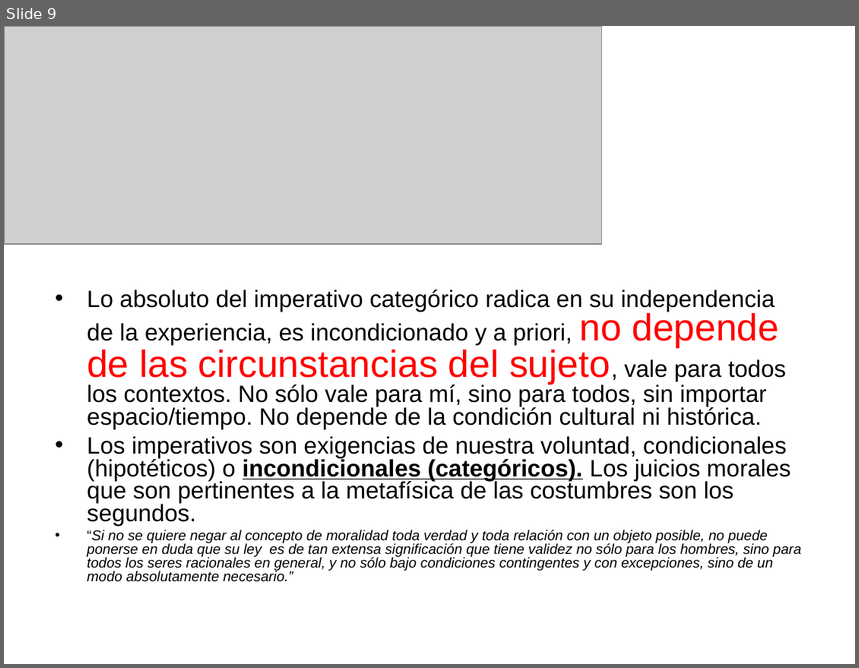
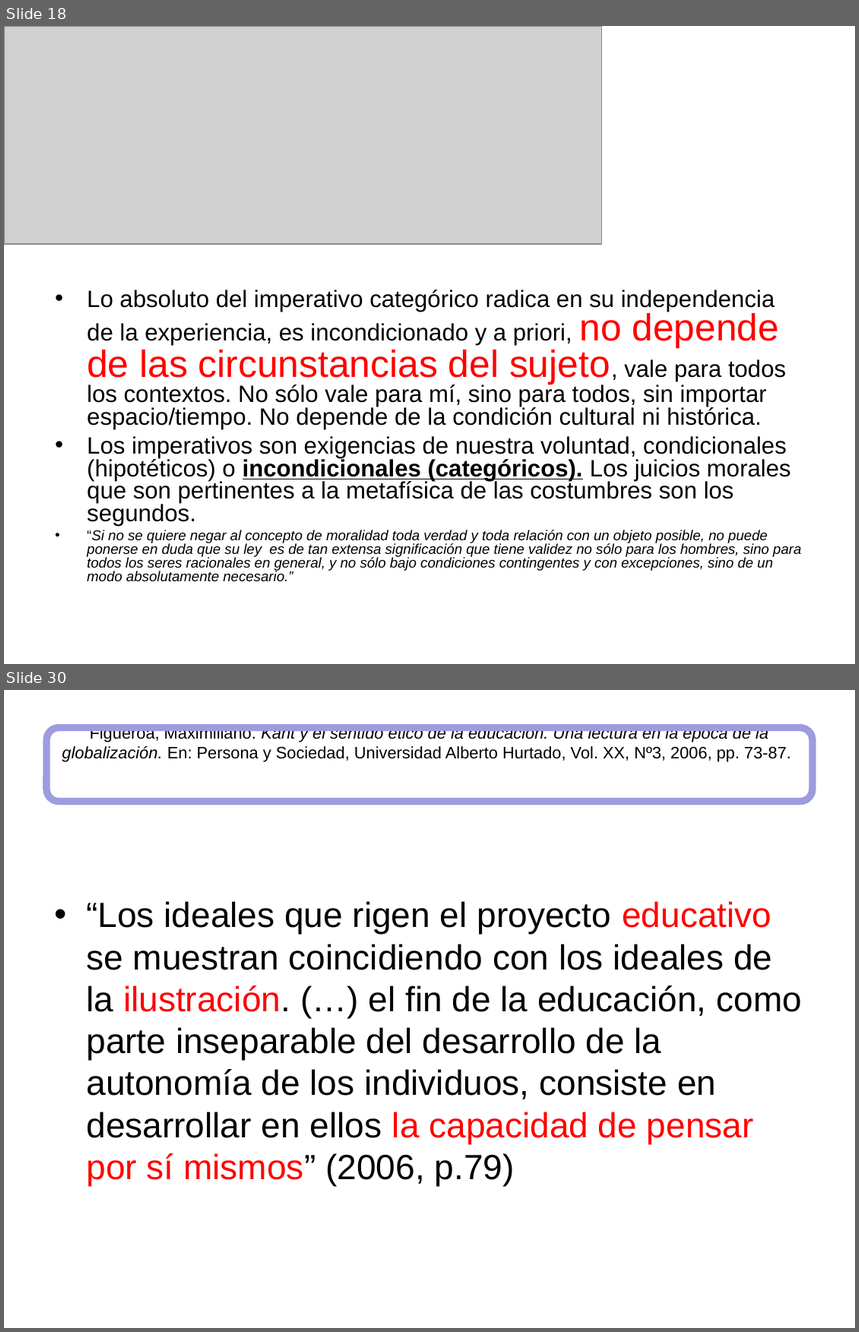
Before and after one commit to zaboltar/zaboltar.github.io, a slide deck: assets uarm/2023 1 UarmPCrit/kant fmc.ppt. Shown one above the other, each under a label of ours: slide 9 before the commit, slides 18 and 30 after it; the slides between them are not shown. The pictures are 859x668 and 859x1332 pixels, drawn with LibreOffice and Linux fonts; fonts in the diff are those of the drawing; grey boxes stand for pictures. Boxes give left, top, right and bottom in pixels: in the first picture for what was removed or moved away, otherwise in the second. Text is boxed around its words. In the diff, an @@ line names an element or a change of style, - is before the commit and + after.

Commit message:
kantFMC

```diff
--- a/assets uarm/2023 1 UarmPCrit/kant fmc.ppt
+++ b/assets uarm/2023 1 UarmPCrit/kant fmc.ppt
@@ slide 30 added at (x1=4, y1=690, x2=855, y2=1328), background #FFFFFF @@
@@ rounded rectangle added at (x1=47, y1=727, x2=813, y2=802), outline #9C9CDF 6.01 pt @@
@@ title added at (x1=62, y1=731, x2=791, y2=762), 14 pt, text #000000 @@
+Figueroa, Maximiliano. Kant y el sentido ético de la educación. Una lectura en la época de la globalización. En: Persona y Sociedad, Universidad Alberto Hurtado, Vol. XX, Nº3, 2006, pp. 73-87.
@@ text added at (x1=86, y1=901, x2=803, y2=1186), 29.6 pt, text #000000 @@
+• “Los ideales que rigen el proyecto educativo se muestran coincidiendo con los ideales de la ilustración. (…) el fin de la educación, como parte inseparable del desarrollo de la autonomía de los individuos, consiste en desarrollar en ellos la capacidad de pensar por sí mismos” (2006, p.79)
@@ what was slide 9 is now slide 18 @@
```
Also in this commit, not shown: 6 slides changed, 22 other slides added, 6 other files.
